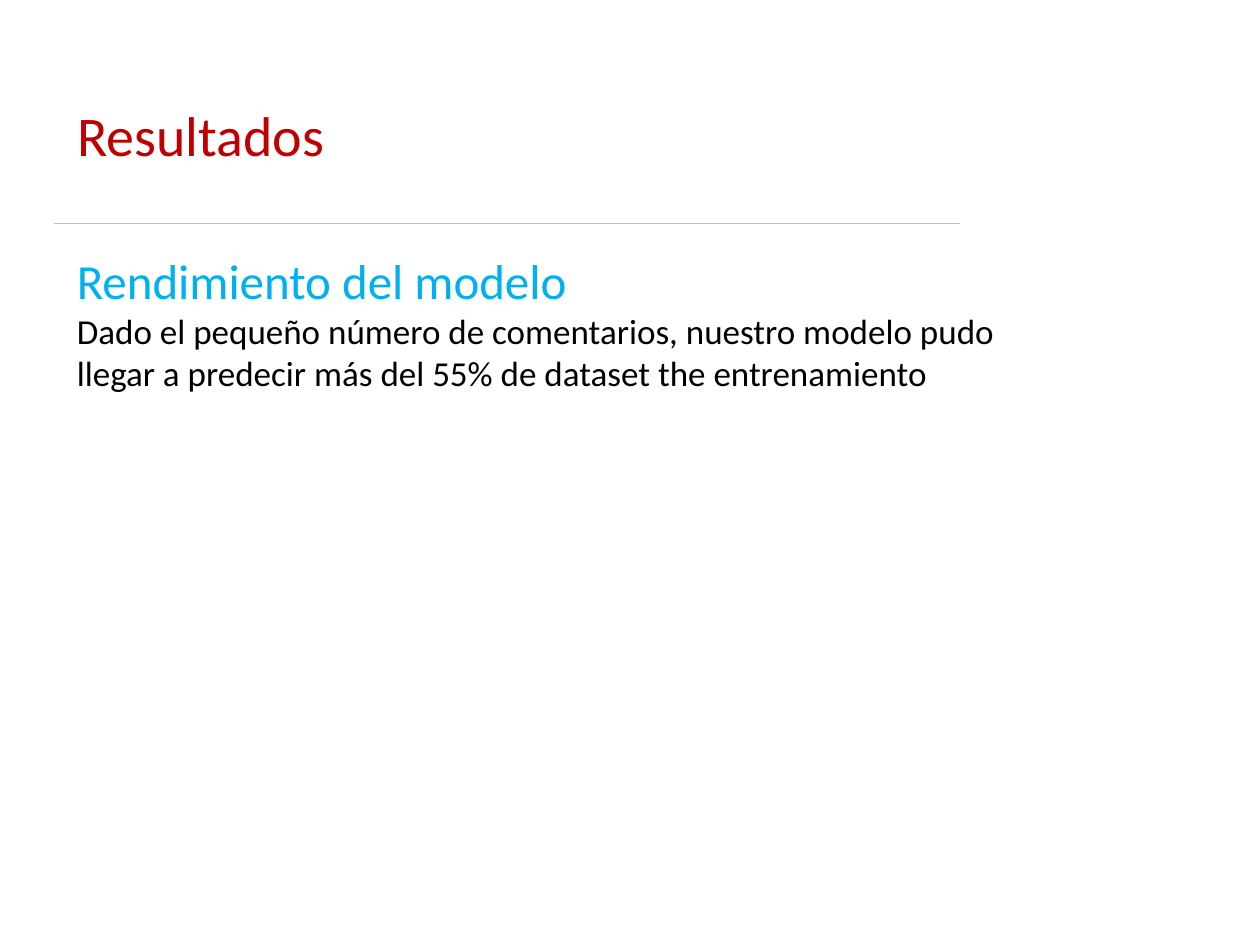
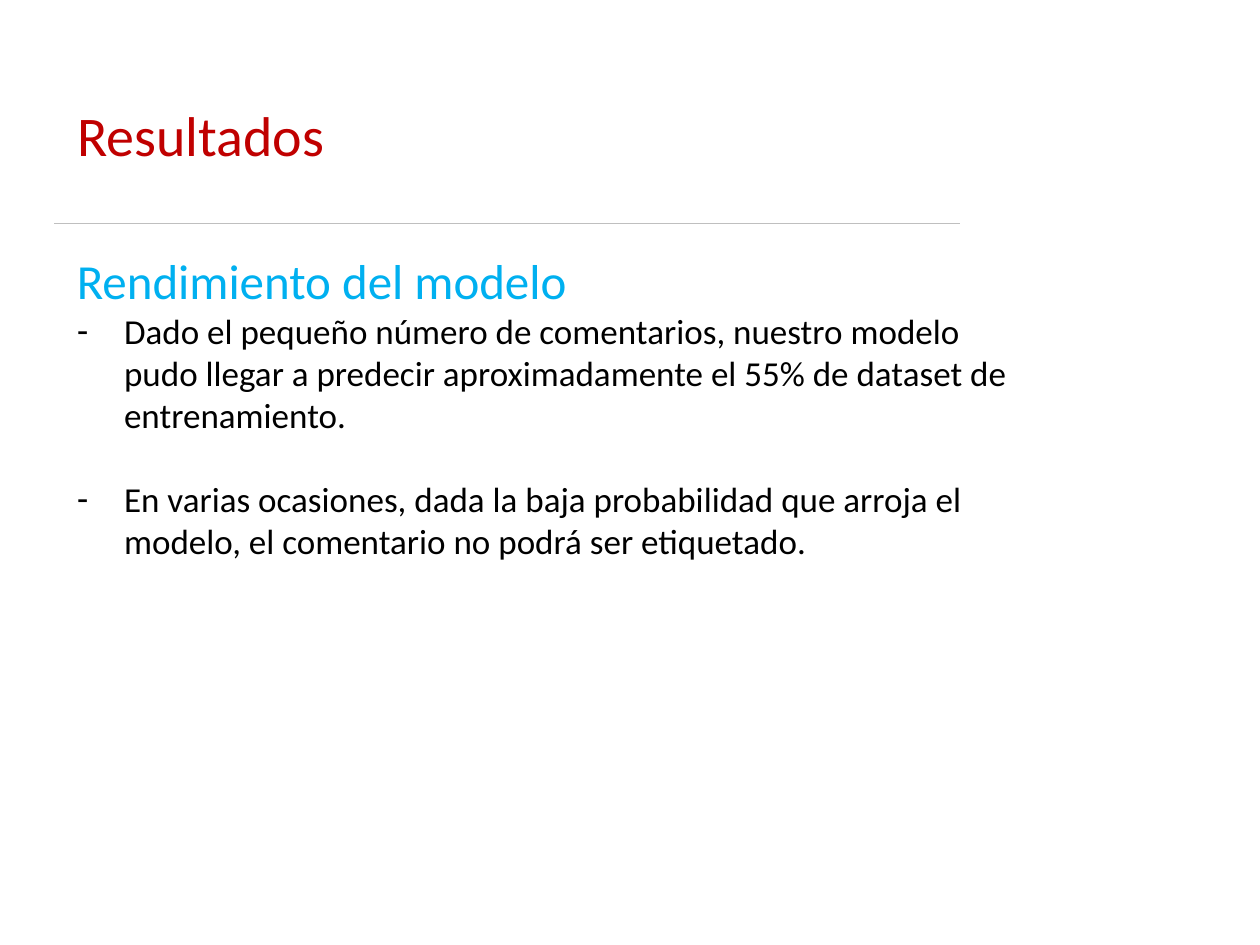
Before and after one commit to GuillePueyo/Radar-ODS-Proyecto-MBIT, a slide deck: slide 9 of Presentación Proyecto MBIT.pptx (slide 8 before the commit). Drawn at 1260x945 pixels with LibreOffice and Linux fonts; fonts in the diff are those of the drawing; background and template pictures are left out. Boxes give left, top, right and bottom in pixels: in the first picture for what was removed or moved away, otherwise in the second. Text is boxed around its words. In the diff, an @@ line names an element or a change of style, - is before the commit and + after.

```diff
--- a/Presentación Proyecto MBIT.pptx
+++ b/Presentación Proyecto MBIT.pptx
@@ text at [124,319,1006,560]: text changed @@
-Dado el pequeño número de comentarios, nuestro modelo pudo llegar a predecir más del 55% de dataset the entrenamiento
+– Dado el pequeño número de comentarios, nuestro modelo pudo llegar a predecir aproximadamente el 55% de dataset de entrenamiento.
+– En varias ocasiones, dada la baja probabilidad que arroja el modelo, el comentario no podrá ser etiquetado.
```
Also in this commit, not shown: 1 other slide changed, 1 slide added.
